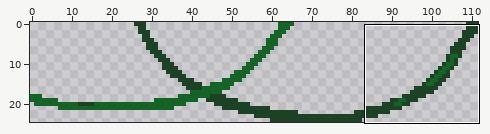
Pixel-art file, stored at textures/vine1.aseprite. Above: a wide view before the commit, with the close-up outlined.
Close-up. As it was:
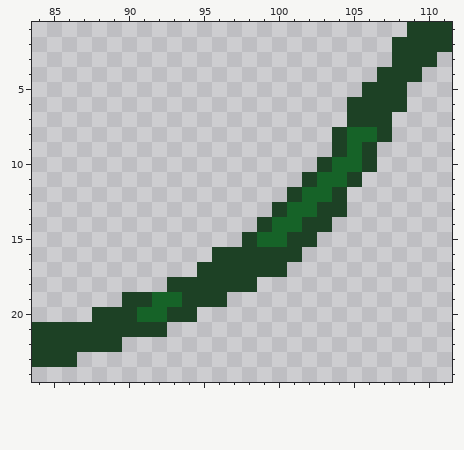
112x25 pixels, 1 frame. Shown: x 84..111, y 1..24. The commit also changed other parts of the picture, which this record leaves out.
After:
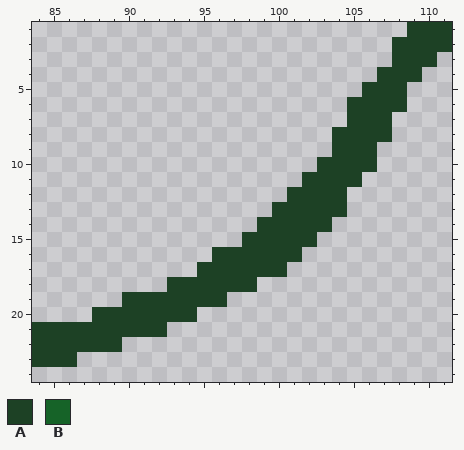
Palette (. is transparent): A #1d4125  B #166328
Change:
{"y":8,"x":105,"old":"BB","new":"AA"}
{"y":9,"x":105,"old":"B","new":"A"}
{"y":10,"x":104,"old":"BB","new":"AA"}
{"y":11,"x":103,"old":"BB","new":"AA"}
{"y":12,"x":102,"old":"BB","new":"AA"}
{"y":13,"x":101,"old":"BB","new":"AA"}
{"y":14,"x":100,"old":"BB","new":"AA"}
{"y":15,"x":99,"old":"BB","new":"AA"}
{"y":19,"x":92,"old":"BB","new":"AA"}
{"y":20,"x":91,"old":"BB","new":"AA"}
{"label":"changed","picture_box":[257,127,377,247]}
{"label":"changed","picture_box":[137,292,182,322]}
